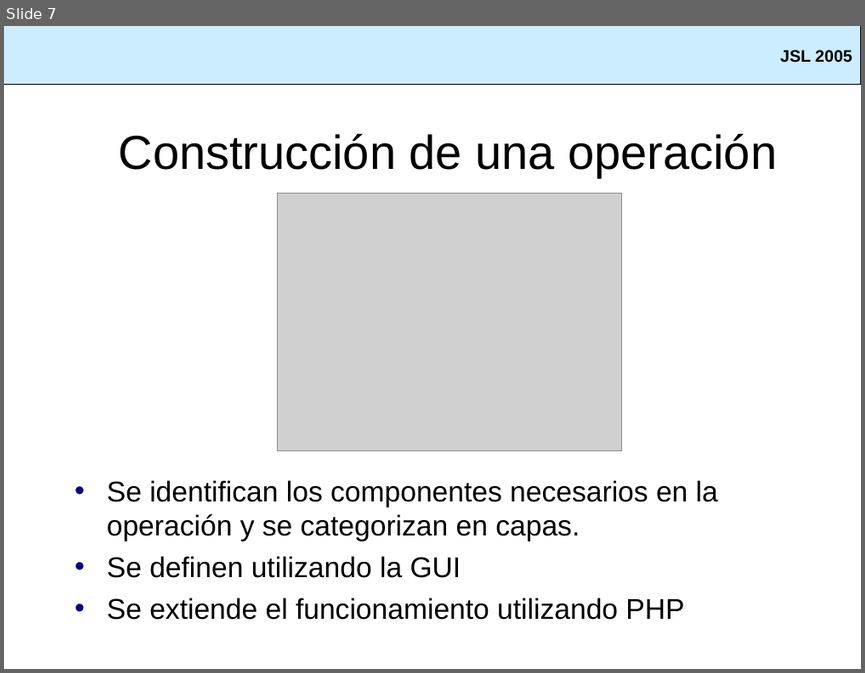
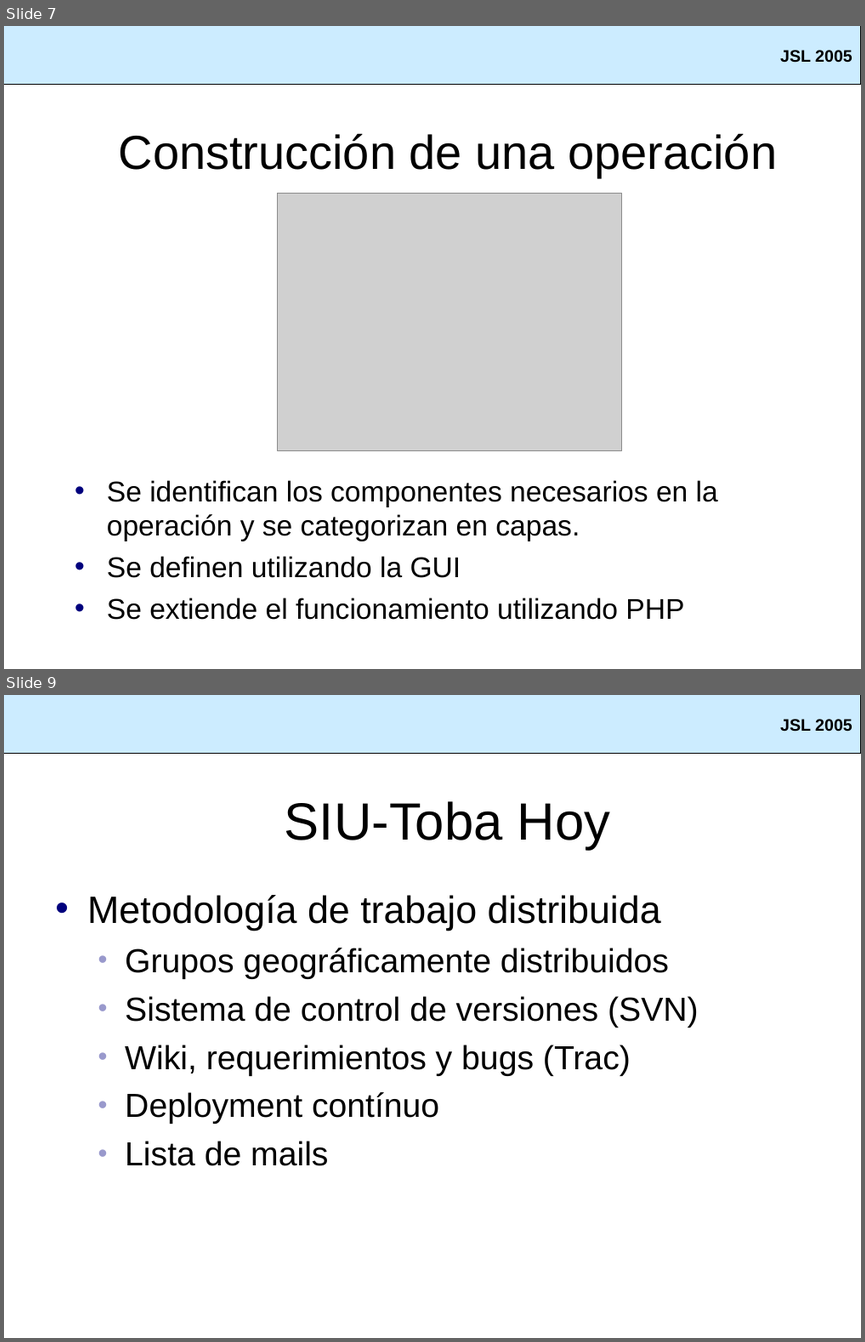
Before and after one commit to SIU-Toba/framework, a slide deck: doc/presentacion/Jornadas JAIIO.ppt. Shown one above the other, each under a label of ours: slide 7 before the commit, slides 7 and 9 after it; the slides between them are not shown. The pictures are 865x673 and 865x1342 pixels, drawn with LibreOffice and Linux fonts; fonts in the diff are those of the drawing; grey boxes stand for pictures; background and template pictures are left out. Boxes give left, top, right and bottom in pixels: in the first picture for what was removed or moved away, otherwise in the second. Text is boxed around its words. In the diff, an @@ line names an element or a change of style, - is before the commit and + after.

```diff
--- a/doc/presentacion/Jornadas JAIIO.ppt
+++ b/doc/presentacion/Jornadas JAIIO.ppt
@@ slide 9 added at (4,695,861,1338), background #FFFFFF; not listed: 1 template element that a slide beside it also shows @@
@@ title added at (284,801,611,850), 44 pt, text #000000 @@
+SIU-Toba Hoy
@@ text added at (87,895,698,1166), 28 pt, text #000000 @@
+• Metodología de trabajo distribuida
+  • Grupos geográficamente distribuidos
+  • Sistema de control de versiones (SVN)
+  • Wiki, requerimientos y bugs (Trac)
+  • Deployment contínuo
+  • Lista de mails
```
Also in this commit, not shown: 2 slides changed.
